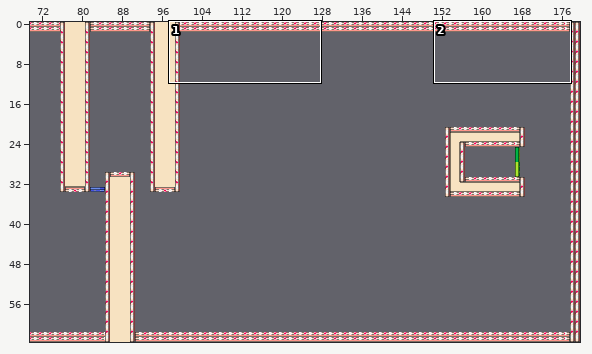
Tiled map (JSON): assets/art/Levels/level2.json. Above, an overview of the earlier version with the close-up marked.
Close-up. Before:
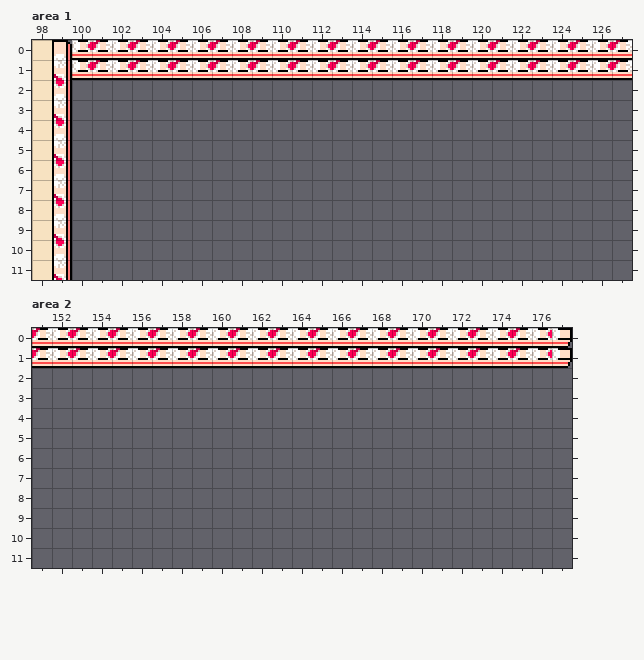
Cells are 10x10 px. Shown: area 1 x 98..127, y 0..11; area 2 x 151..177, y 0..11. The commit also changed other parts of the map, which this record leaves out.
After the commit:
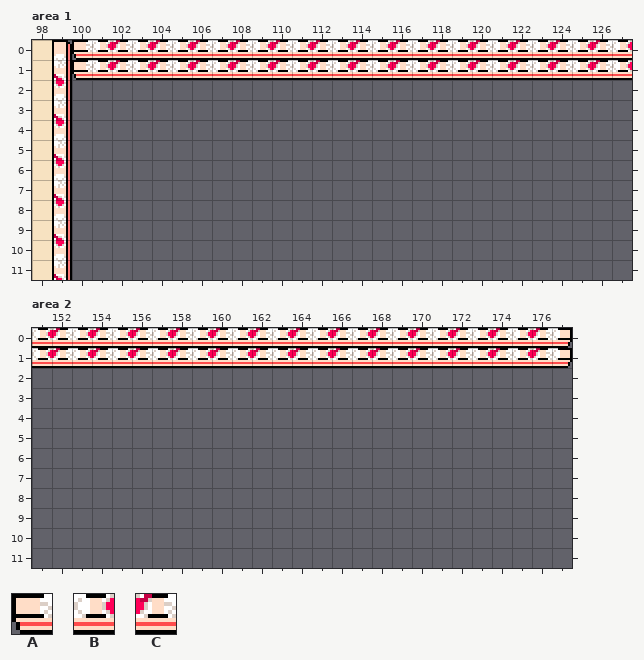
Key: from "TileSet": A 51, B 52, C 53.
_ is an empty cell, . an unchanged one.
What changed:
--- layer "Walls", area 1
@@ x 100..127 @@
- 0 BCBCBCBCBCBCBCBCBCBCBCBCBCBC
- 1 BCBCBCBCBCBCBCBCBCBCBCBCBCBC
+ 0 ABCBCBCBCBCBCBCBCBCBCBCBCBCB
+ 1 ABCBCBCBCBCBCBCBCBCBCBCBCBCB
--- layer "Walls", area 2
@@ x 151..176 @@
- 0 CBCBCBCBCBCBCBCBCBCBCBCBCB
- 1 CBCBCBCBCBCBCBCBCBCBCBCBCB
+ 0 BCBCBCBCBCBCBCBCBCBCBCBCBC
+ 1 BCBCBCBCBCBCBCBCBCBCBCBCBC
Boxes around the changes in both close-ups, in picture pixels (x1, y1, x2, y2):
changed: (72, 40, 632, 80)
changed: (32, 328, 552, 358)
